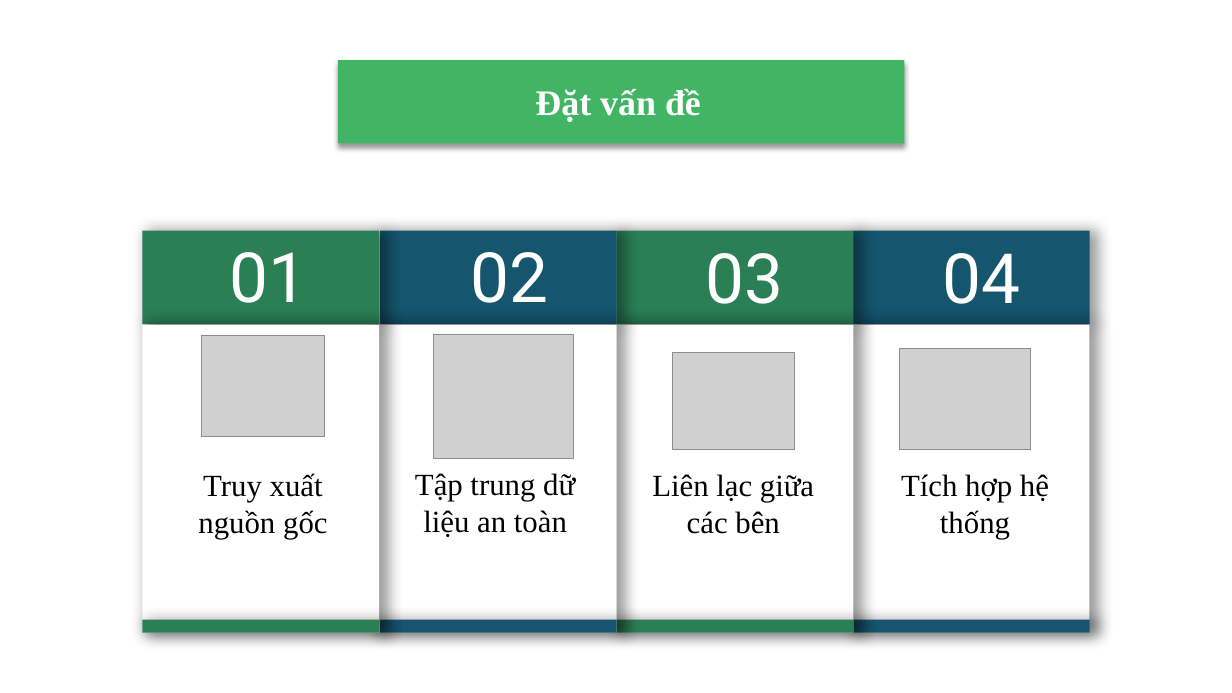
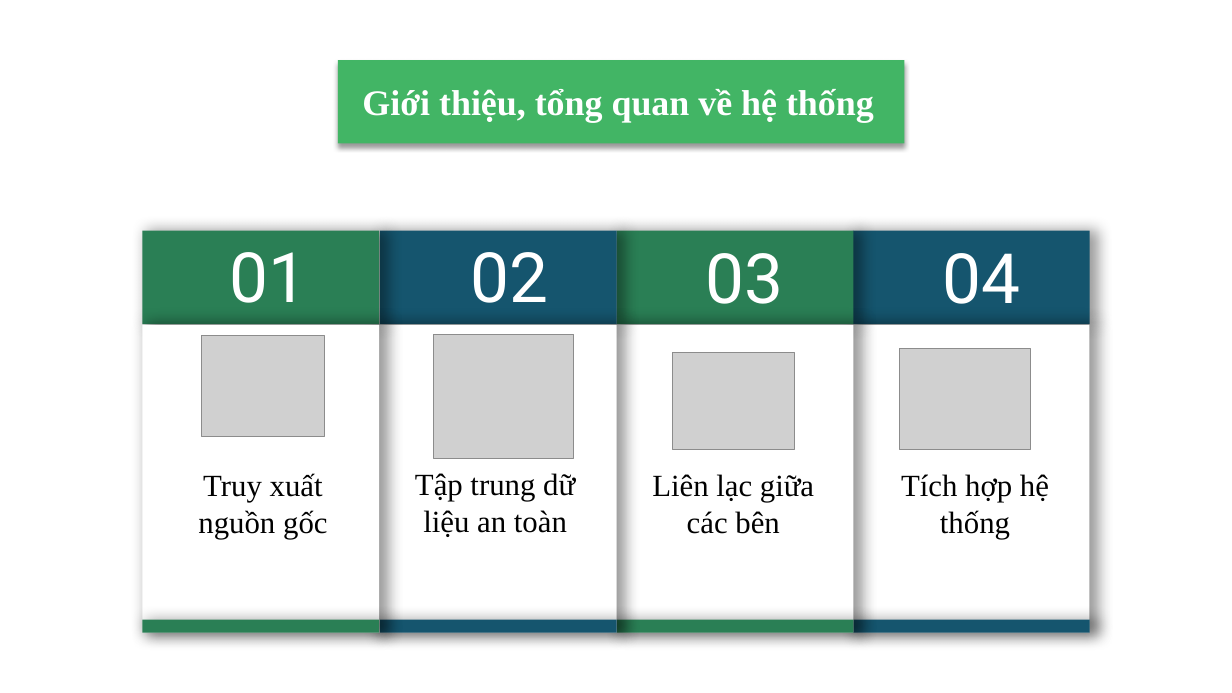
Before and after one commit to hieutran1997/delivery, a slide deck: slide 4 of documents/SlideReport.pptx. Drawn at 1232x693 pixels with LibreOffice and Linux fonts; fonts in the diff are those of the drawing; grey boxes stand for pictures; background and template pictures are left out. Boxes give left, top, right and bottom in pixels: in the first picture for what was removed or moved away, otherwise in the second. Text is boxed around its words. In the diff, an @@ line names an element or a change of style, - is before the commit and + after.

```diff
--- a/documents/SlideReport.pptx
+++ b/documents/SlideReport.pptx
@@ text at (362, 89, 874, 122): text changed @@
-Đặt vấn đề
+Giới thiệu, tổng quan về hệ thống
```
Also in this commit, not shown: 7 other slides changed, 5 slides added.
